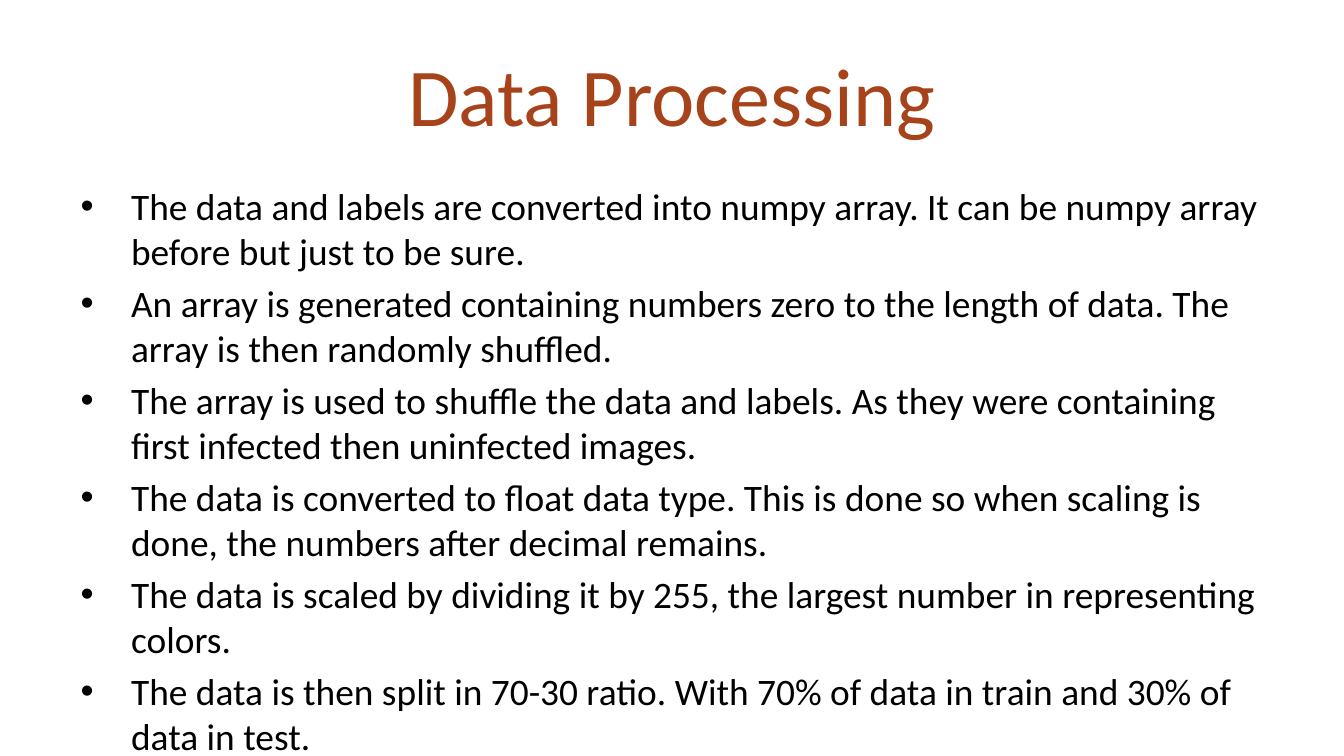
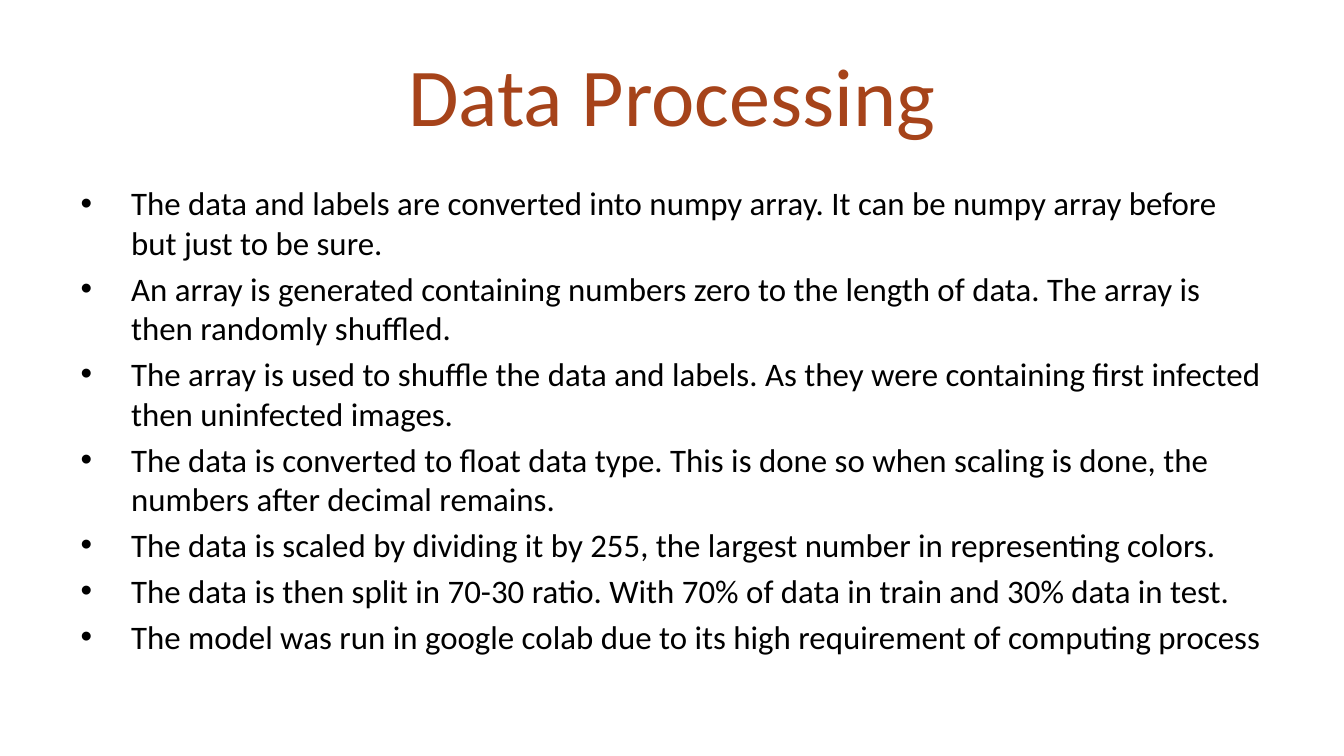
Before and after one commit to vaibhagarwal/Projects, a slide deck: slide 6 of Image_Classifcation_keras/Malaria_prediction_Presentation.pptx. Drawn at 1344x756 pixels with LibreOffice and Linux fonts; fonts in the diff are those of the drawing. Boxes give left, top, right and bottom in pixels: in the first picture for what was removed or moved away, otherwise in the second. Text is boxed around its words. In the diff, an @@ line names an element or a change of style, - is before the commit and + after.

```diff
--- a/Image_Classifcation_keras/Malaria_prediction_Presentation.pptx
+++ b/Image_Classifcation_keras/Malaria_prediction_Presentation.pptx
@@ text at [131,192,1260,563]: size 20 to 17.6 pt in "The data and labels are converted into ...", "An array is generated containing numbers zero ...", "The array is used to shuffle the ...", "The data is converted to float data ..." and 1 more places @@
@@ text at [131,580,1260,655]: text changed; size 20 to 17.6 pt @@
-• The data is then split in 70-30 ratio. With 70% of data in train and 30% of data in test.
+• The data is then split in 70-30 ratio. With 70% of data in train and 30% data in test.
+• The model was run in google colab due to its high requirement of computing process
```
Also in this commit, not shown: 8 other slides changed, 1 slide added, 1 slide removed, 1 other file.
